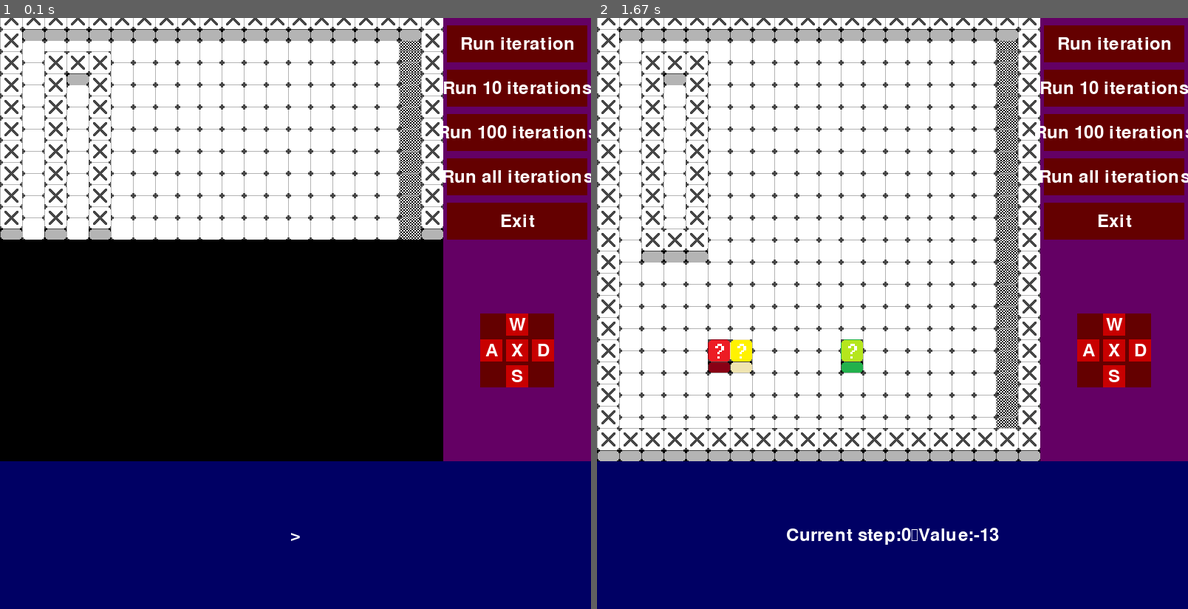
Above: before the commit, frames 1-2 (left to right).
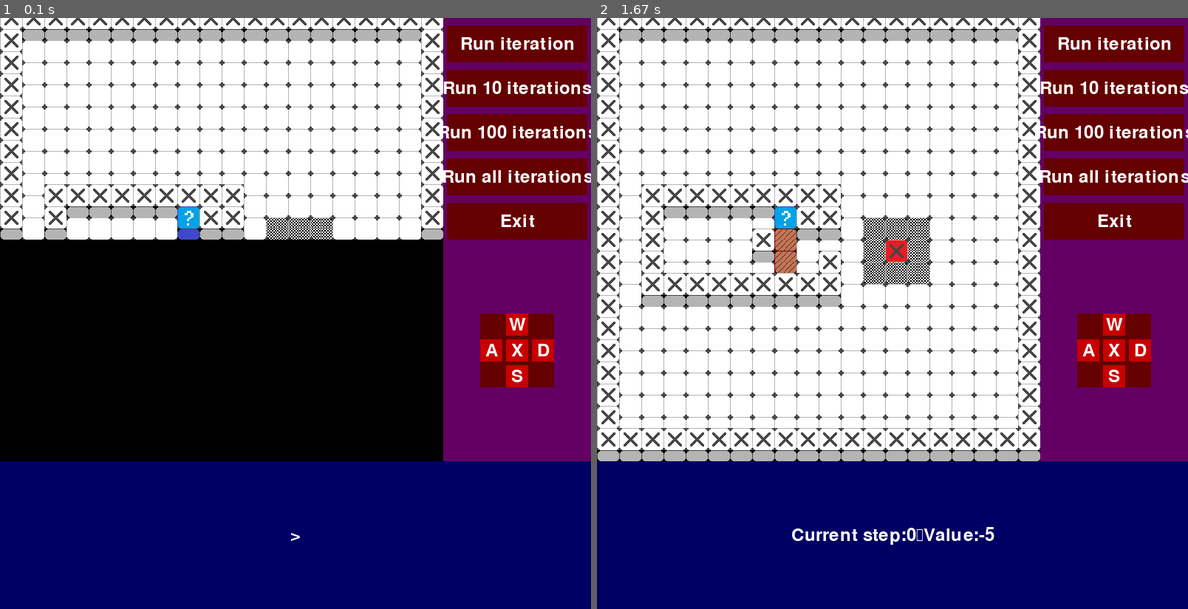
Above: after the commit, the same moments.

Repository: Dorijan-Cirkveni/diplomski-rad
Game: pygame game, started from Display.py
The game is run twice, just before and just after one commit, with the same random seed, the same clock (stepped at 60 frames per second) and the same inputs.
Inputs (mouse positions are in pixels of both pictures, inside the frame that each line leads up to):
- Up to frame 1 (0.1 s): no input
- Up to frame 2 (1.67 s): click (892, 313) at 0.38 s

The runs differ from the first frame. In frame 1, 2.6% of the frame differs, in the area x 7-72%, y 3-38%; in frame 2, 6.2%, in the area x 7-72%, y 3-90%.

Commit message:
managed to get display to work better

Diff:
--- a/Display.py
+++ b/Display.py
@@ -207,6 +207,8 @@
     def change_grid(self, action):
         for entity in self.grid.entities:
             entity: itf.Entity
+            if entity is None:
+                continue
             agent: itf.iAgent = entity.agent
             if type(agent) == AgentManager.RecordedActionsAgent:
                 print("Test successful!")
@@ -305,14 +307,18 @@
 ]
 
 
-def GridTest1():
+def GridTest(file, ind):
     testGI = GridInteractive()
-    testGI.load_grid_from_file("tests/basic_tests.json")
+    testGI.load_grid_from_file(file, ind)
     grid: GridEnvironment = testGI.grid
     grid.changeActiveEntityAgents([AgentManager.GraphicManualInputAgent(((-5, 5), (5, 5)), ACTIONS)])
 
     testGI.init_display(element_grid, agent_grid)
     testGI.run()
+
+
+def GT1(ind=0):
+    return GridTest("tests/basic_tests.json", ind)
 
 
 def ManualGridInput():
@@ -323,9 +329,15 @@
     "rectangles": [
       [0, 18, 19, 19, 1],
       [0, 0, 19, 19, 2],
-      [2, 2, 10, 4, 2]
+      [2, 8, 10, 12, 2],
+      [10,10,10,10,0],
     ]
   },
+  "grid":
+  [
+  [],[],[],[],[],[],[],[],[],[],
+  [0,0,0,]
+  ],
   "agent": [
     ["RAA","42132143212132141241212"],
     ["BOX",""]
@@ -350,7 +362,7 @@
 
 
 def main():
-    ManualGridInput()
+    GT1(2)
 
 
 if __name__ == "__main__":
--- a/environments/GridEnvironment.py
+++ b/environments/GridEnvironment.py
@@ -317,7 +317,7 @@
         if ent is None:
             return
         imageID = ent.getDisplay()
-        agents[E] = self.taken[E]
+        agents[E] = imageID
         return
 
     def getDisplayData(self, entityID=None):
@@ -333,9 +333,11 @@
             if type(E) != tuple or len(E) != 2:
                 continue
             grid[E[0]][E[1]] = self.get_tile(E)
-        for E in self.taken:
+        agents = dict()
+        for E in self.taken.keys():
             if E not in data:
                 continue
+            self.getAgentDisplay(agents, E)
         return grid, agents
 
     def getMoves(self, entityID=None, customLocation=None) -> list[tuple]:
@@ -468,6 +470,16 @@
     raw = json_rawL[index]
     scale = tuple(raw.get("scale", [20, 20]))
     grid = [[0 for __ in range(scale[1])] for _ in range(scale[0])]
+    if "grid" in raw:
+        M: list[list[int]] = raw["grid"]
+        for i, E in enumerate(M):
+            if i == scale[0]:
+                break
+            E2 = grid[i]
+            for j, F in enumerate(E):
+                if j == scale[1]:
+                    break
+                E2[j] = F
     agents = []
     entities = []
     active = set()
@@ -475,6 +487,8 @@
     for type, V in shapes.items():
         if type == "rectangles":
             for e in V:
+                if not e:
+                    continue
                 rect(tuple(e), grid)
 
     for (a_type, a_raw) in raw.get("agent", []):
@@ -502,7 +516,7 @@
     return RES
 
 
-default_opaque = {PlaneTile.wall, PlaneTile.curtain, PlaneTile.lethalwall}
+default_opaque = {PlaneTile.wall, PlaneTile.curtain, PlaneTile.lethalwall, PlaneTile.curtain}
 default_movable = {PlaneTile.goal, PlaneTile.curtain, PlaneTile.lethal, PlaneTile.accessible, PlaneTile.effect}
 keys = {
     "wall": PlaneTile.wall,
--- a/interfaces.py
+++ b/interfaces.py
@@ -142,6 +142,8 @@
         for ent_prio, entityID in self.entityPriority:
             entity = self.entities[entityID]
             entity: Entity
+            if entity is None:
+                continue
             if ent_prio > cur_prio:
                 D.update(cur_D)
                 cur_D = dict()
--- a/tests/basic_tests.json
+++ b/tests/basic_tests.json
@@ -42,4 +42,39 @@
   "passiveMoveLimit": 1,
   "null": null
 }
+,
+{
+  "name": "Box Push Test 1",
+  "scale": [20,20],
+  "shapes": {
+    "rectangles": [
+      [0, 0, 19, 19, 2],
+      [8, 2, 12, 10, 2],
+      [10,10,10,10,0],
+      [9, 12, 11, 14, 1],
+      []
+    ]
+  },
+  "grid":
+  [
+    [],[],[],[],[],[],[],[],[],
+    [0,0,0,0,0,0,0,0,0,2],[0,0,0,0,0,0,0,2,0,0,0,0,4,4],
+    []
+  ],
+  "agent": [
+    ["RAA","42132143212132141241212"],
+    ["BOX",""]
+  ],
+  "entities": [
+    {"id": 0, "displays": [0,1,2,3], "curdis": 3, "properties":
+      {"loc": [9, 8], "viewup": true, "viewdn": true, "viewle":  true, "viewri": true}
+    },
+    {"id": 1, "displays": [4], "curdis": 0, "properties": {"image": "blue", "loc": [10, 8]}},
+    {"id": 1, "displays": [4], "curdis": 0, "properties": {"image": "blue", "loc": [11, 8]}}
+  ],
+  "activeEntities": [0],
+  "passiveMoveLimit": 1,
+  "stopOnWin": false,
+  "null": null
+}
 ]
